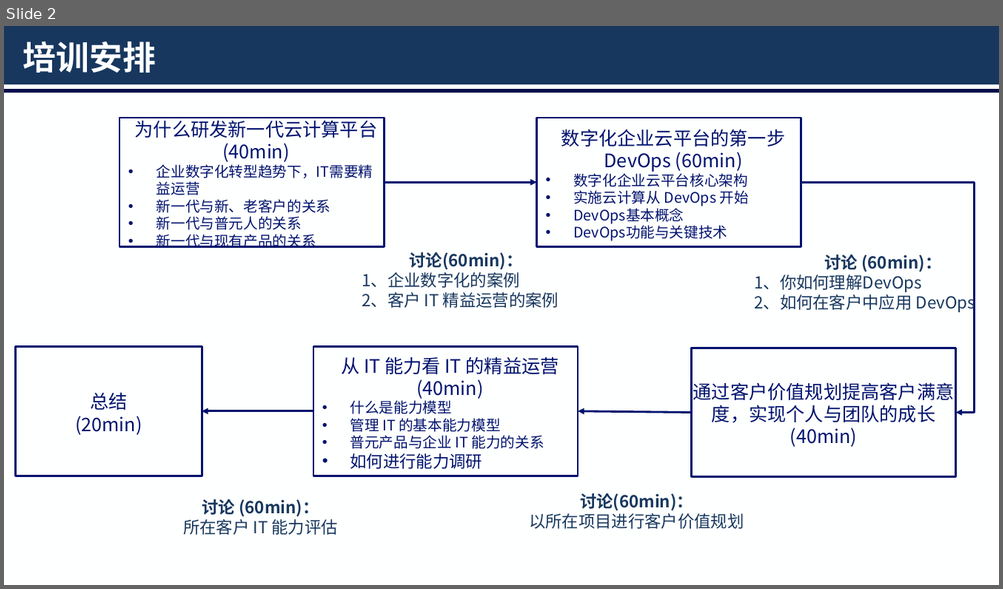
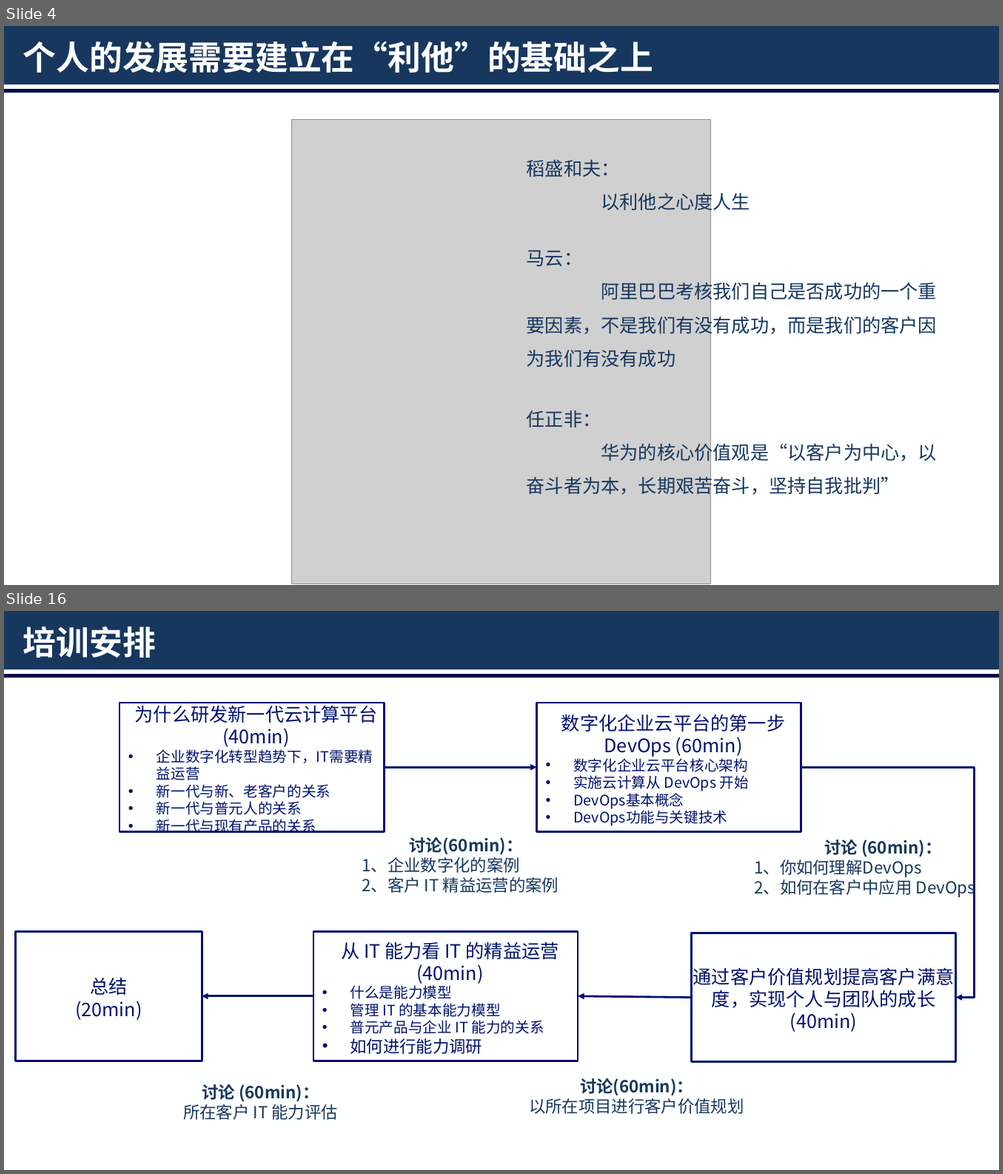
Before and after one commit to Jinzy/Primetonkb, a slide deck: 经验技巧总结/演讲：客户价值规划/客户价值规划.pptx. Shown one above the other, each under a label of ours: slide 2 before the commit, slides 4 and 16 after it; the slides between them are not shown. The pictures are 1003x589 and 1003x1174 pixels, drawn with LibreOffice and Linux fonts; fonts in the diff are those of the drawing; grey boxes stand for pictures; background and template pictures are left out. Boxes give left, top, right and bottom in pixels: in the first picture for what was removed or moved away, otherwise in the second. Text is boxed around its words. In the diff, an @@ line names an element or a change of style, - is before the commit and + after.

```diff
--- a/经验技巧总结/演讲：客户价值规划/客户价值规划.pptx
+++ b/经验技巧总结/演讲：客户价值规划/客户价值规划.pptx
@@ slide 4 added at (x1=4, y1=26, x2=999, y2=585), background #FEFFFF; not listed: 2 template elements that a slide beside it also shows @@
@@ title added at (x1=23, y1=41, x2=653, y2=73), 32 pt, text #FEFFFF, bold @@
+个人的发展需要建立在“利他”的基础之上
@@ picture added at (x1=292, y1=120, x2=711, y2=585) @@
@@ text added at (x1=526, y1=160, x2=750, y2=214), 18 pt, text #17375E @@
+稻盛和夫：
+以利他之心度人生
@@ text added at (x1=526, y1=250, x2=936, y2=367), 18 pt, text #17375E @@
+马云：
+阿里巴巴考核我们自己是否成功的一个重要因素，不是我们有没有成功，而是我们的客户因为我们有没有成功
@@ text added at (x1=526, y1=411, x2=936, y2=498), 18 pt, text #17375E @@
+任正非：
+华为的核心价值观是“以客户为中心，以奋斗者为本，长期艰苦奋斗，坚持自我批判”
@@ what was slide 2 is now slide 16 @@
```
Also in this commit, not shown: 1 slide changed, 13 other slides added.
